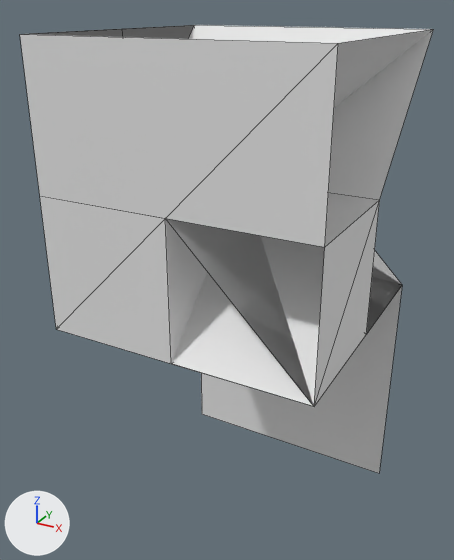
What one commit did to the FBX model Content/ArtAndAnim/Tiles/block prc.fbx.
The view is the same before and after, from a 50 mm camera at (1.02, -1.98, 1.08) aimed at (-0.07, 0.01, 0.09). Arrows for +X, +Y and +Z are at lower left; the lights stay in place. Mesh edges are drawn as thin lines.

Names of what the first picture shows: 'Plane_boundary', 'Slide', 'Slide_Boundary', 'Slide_Half', 'Slide_Half_Corner', 'Stairs', 'Stairs_Corner'.
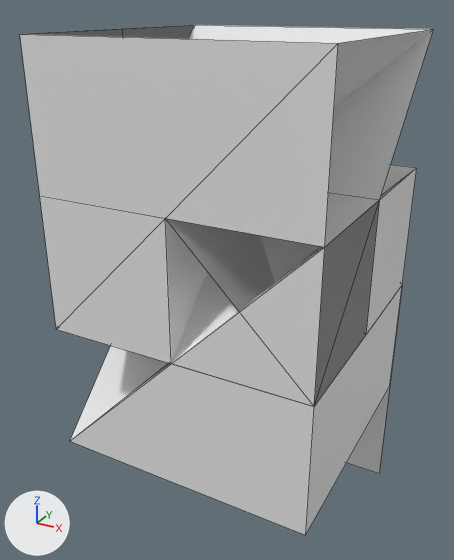
Where the change shows, as pixel boxes [x1, y1, x2, y2] in the pictures (454 x 560 px):
'Slide_Corner', added: after [70, 165, 417, 535]
'Plane_boundary', unchanged, covered by the edit: before [201, 286, 402, 473]; after [347, 387, 390, 473]

What changed in the scene script:
```text
Add me_立方体_004:
    me_立方体_004.from_pydata([(-0.5, -0.5, -0.5), (-0.5, 0.5, -0.5), (-0.5, 0.5, 0.5), (0.5, -0.5, -0.5), (0.5, -0.5, 0.5), (0.5, 0.5, -0.5), (0.5, 0.5, 0.5)], [], [(1, 2, 6, 5), (5, 6, 4, 3), (1, 5, 3, 0), (2, 0, 6), (6, 0, 4), (1, 0, 2), (4, 0, 3)])
Add ob_slide_corner:
    ob_slide_corner = bpy.data.objects.new('Slide_Corner', me_立方体_004)
    ob_slide_corner.location = (0.0, 0.0, 0.0)
```
